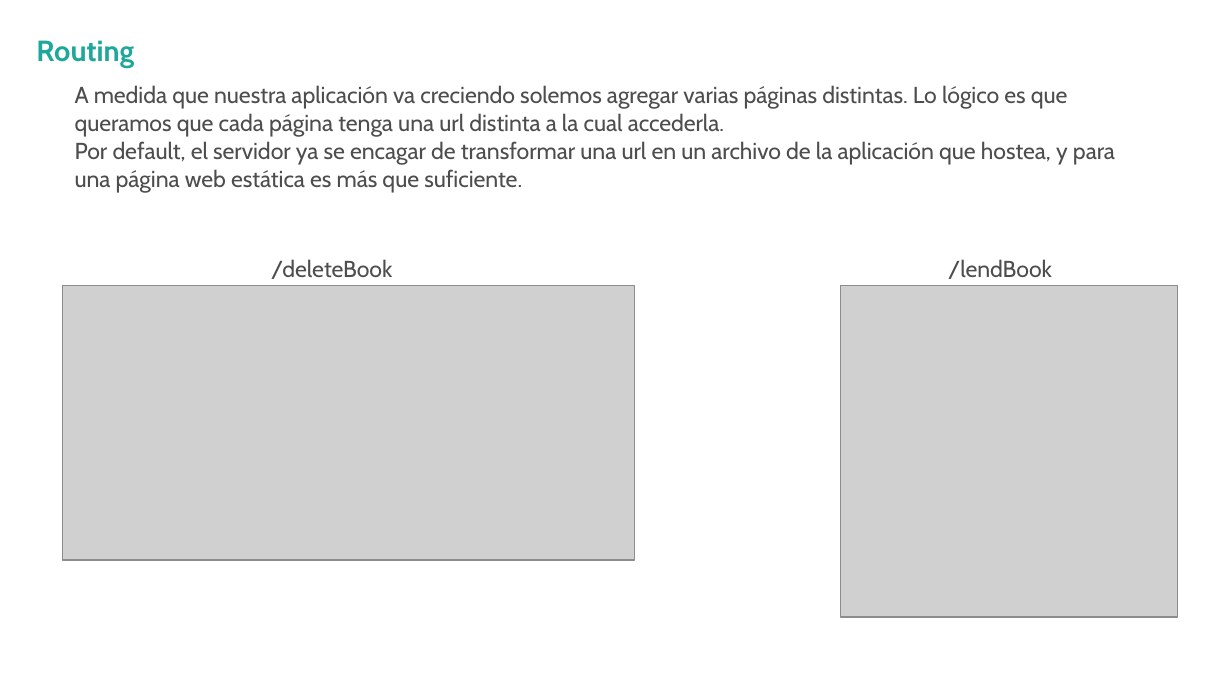
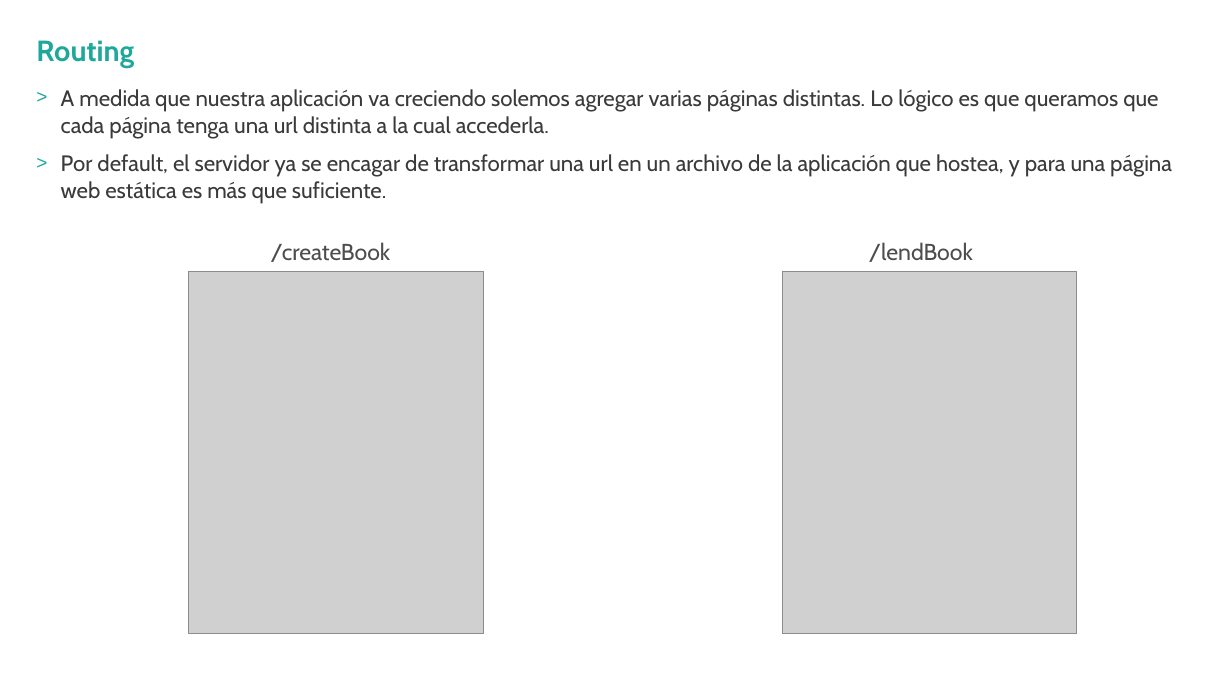
Before and after one commit to hexacta/HexactaLabs-Java, a slide deck: slide 44 of PPTS/AngularJS - Clase 1.pptx (slide 61 before the commit). Drawn at 1232x693 pixels with LibreOffice and Linux fonts; fonts in the diff are those of the drawing; grey boxes stand for pictures; background and template pictures are left out. Boxes give left, top, right and bottom in pixels: in the first picture for what was removed or moved away, otherwise in the second. Text is boxed around its words. In the diff, an @@ line names an element or a change of style, - is before the commit and + after.

```diff
--- a/PPTS/AngularJS - Clase 1.pptx
+++ b/PPTS/AngularJS - Clase 1.pptx
@@ text "A medida que nuestra aplicación ...": place and size @@
-text "A medida que nuestra aplicación ..." at box(75, 85, 1115, 193)
+text "A medida que nuestra aplicación ..." at box(61, 89, 1172, 204)
@@ text "A medida que nuestra aplicación ..." at box(61, 89, 1172, 204): size 13.5 to 13 pt, text colour #4D4D4D to #3A3A3A; bullet none to >; more space between paragraphs @@
@@ text "/lendBook": place and size @@
-text "/lendBook" at box(948, 259, 1052, 279)
+text "/lendBook" at box(869, 242, 973, 262)
@@ text at box(271, 242, 391, 262): text changed @@
-/deleteBook
+/createBook
@@ picture removed at box(63, 286, 636, 561) @@
@@ picture added at box(188, 271, 483, 633) @@
@@ picture: place and size @@
-picture at box(840, 286, 1177, 617)
+picture at box(782, 271, 1077, 633)
```
Also in this commit, not shown: 6 slides added, 1 slide removed, 2 other files.
